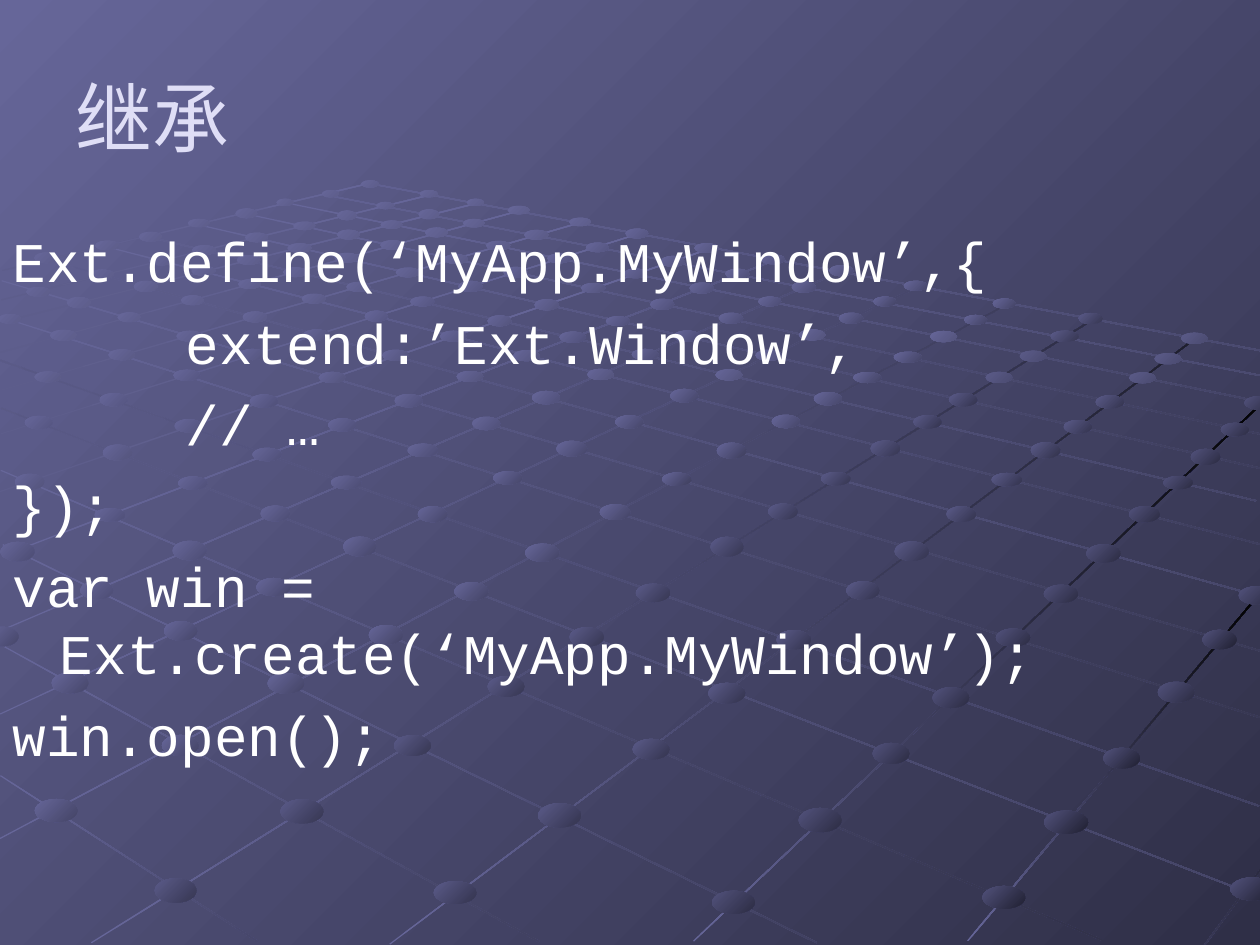
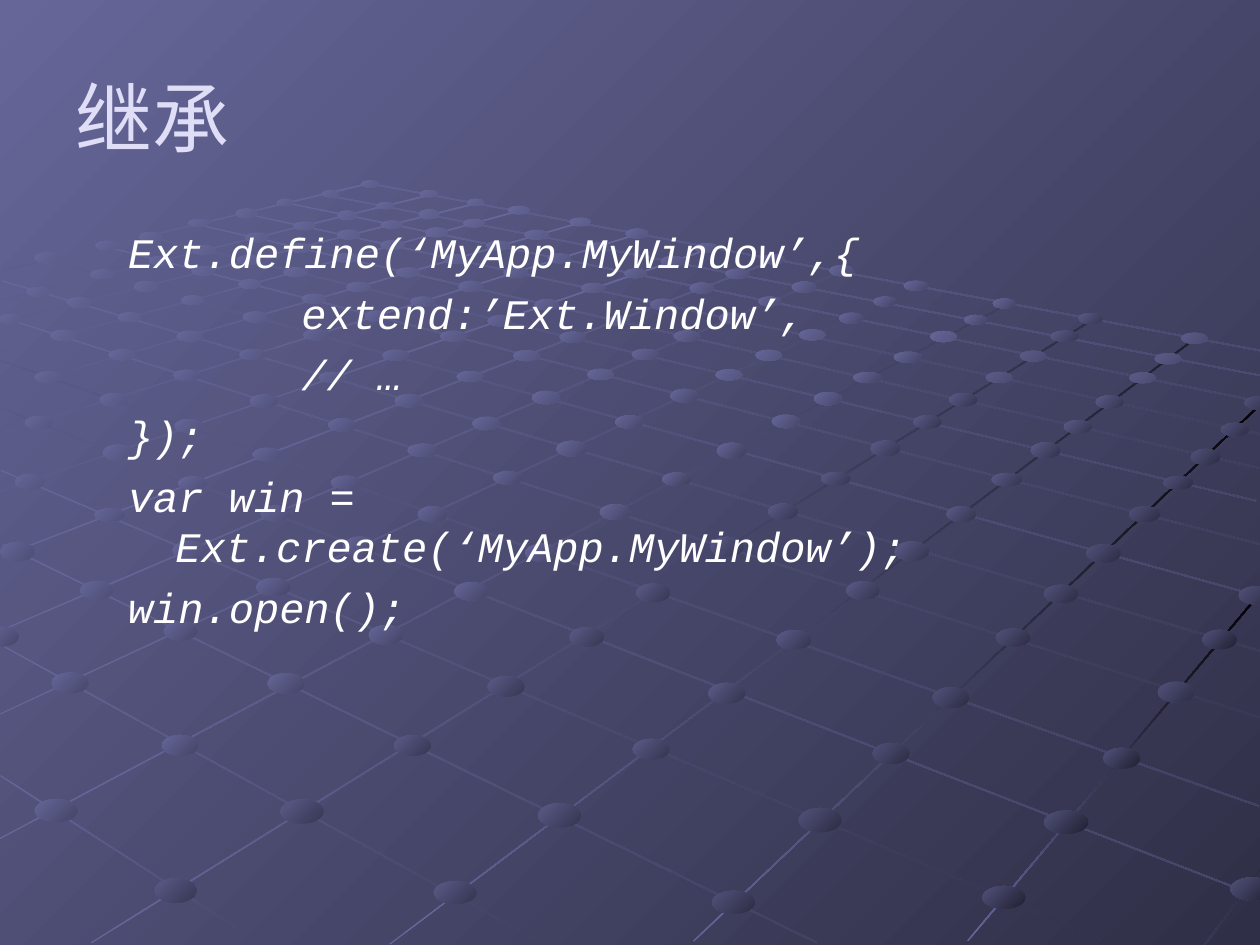
Before and after one commit to szanlin/impres-java-foundations, a slide deck: slide 5 of Ext Js4 Introduce.ppt. Drawn at 1260x945 pixels with LibreOffice and Linux fonts; fonts in the diff are those of the drawing. Boxes give left, top, right and bottom in pixels: in the first picture for what was removed or moved away, otherwise in the second. Text is boxed around its words. In the diff, an @@ line names an element or a change of style, - is before the commit and + after.

Commit message:
add more

```diff
--- a/Ext Js4 Introduce.ppt
+++ b/Ext Js4 Introduce.ppt
@@ text "Ext.define(‘MyApp.MyWindow’,{": place and size @@
-text "Ext.define(‘MyApp.MyWindow’,{" at <box>13,242,1034,768</box>
+text "Ext.define(‘MyApp.MyWindow’,{" at <box>128,238,906,632</box>
@@ text "Ext.define(‘MyApp.MyWindow’,{" at <box>128,238,906,632</box>: size 32 to 24 pt, italic on; less space between paragraphs @@
```
Also in this commit, not shown: 3 other slides changed, 9 slides added, 2 slides removed.
